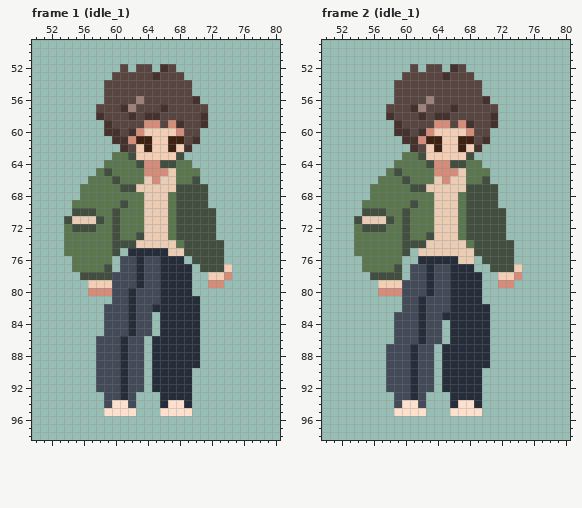
Pixel-art file: Assets/Art/Shelter/Characters/no02_tags/idle_1.aseprite. That is the earlier state.
128x128 pixels, 10 frames. Shown: frame 1 (idle_1): x 50..80, y 49..98; frame 2 (idle_1): x 50..80, y 49..98. The commit also changed other frames, which this record leaves out.
New version:
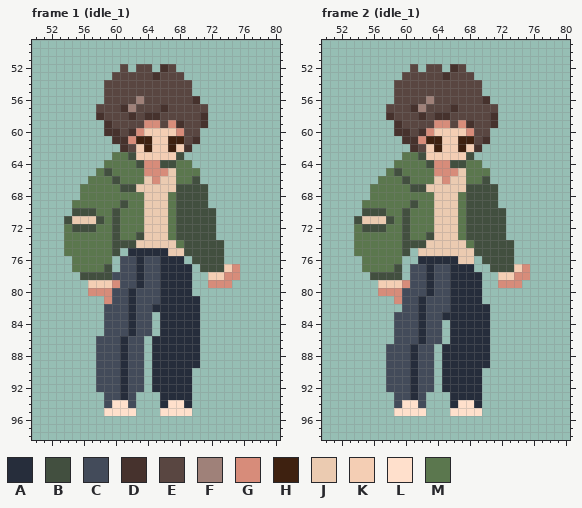
Palette (. is transparent): A #262d3b  B #424f3f  C #434b5a  D #46322d  E #594641  F #9f8179  G #d78c7a  H #3e2110  J #ebcbb1  K #f4ceb4  L #ffe0cc  M #5b774e
Changes in this commit:
Frame 1 (idle_1), layer "no2/L_arm":
y 77..78: x 75 . -> G
y 79: x 60 C -> G; x 74 . -> G
y 81: x 59 . -> G
Frame 2 (idle_1), layer "no2/L_arm": the same change as frame 1 (idle_1)
Where, in picture pixels (left, top, right, bottom), the same in both pictures:
added: (224, 264, 240, 288)
changed: (104, 280, 120, 304)
added: (514, 264, 530, 288)
changed: (394, 280, 410, 304)
